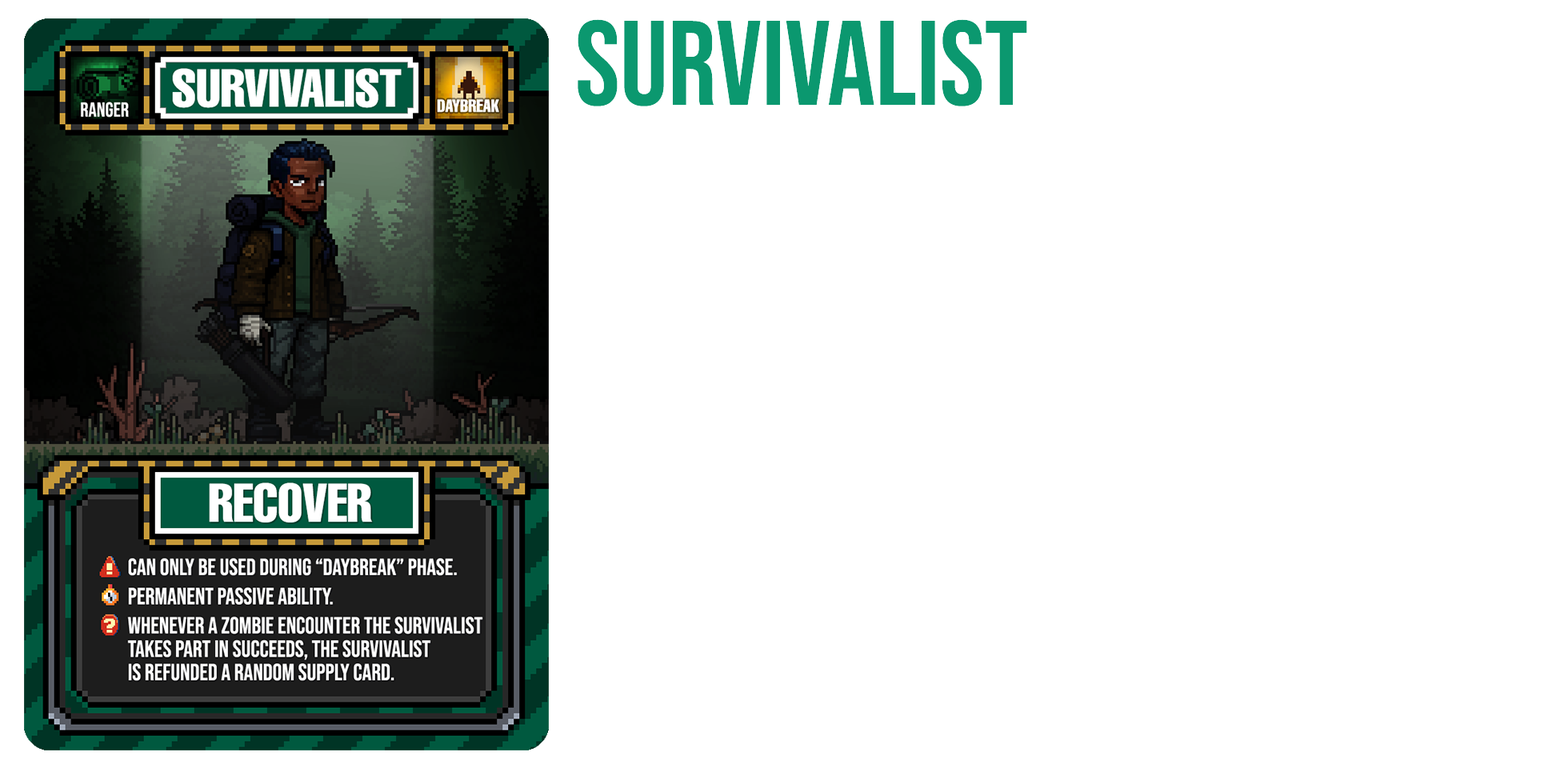
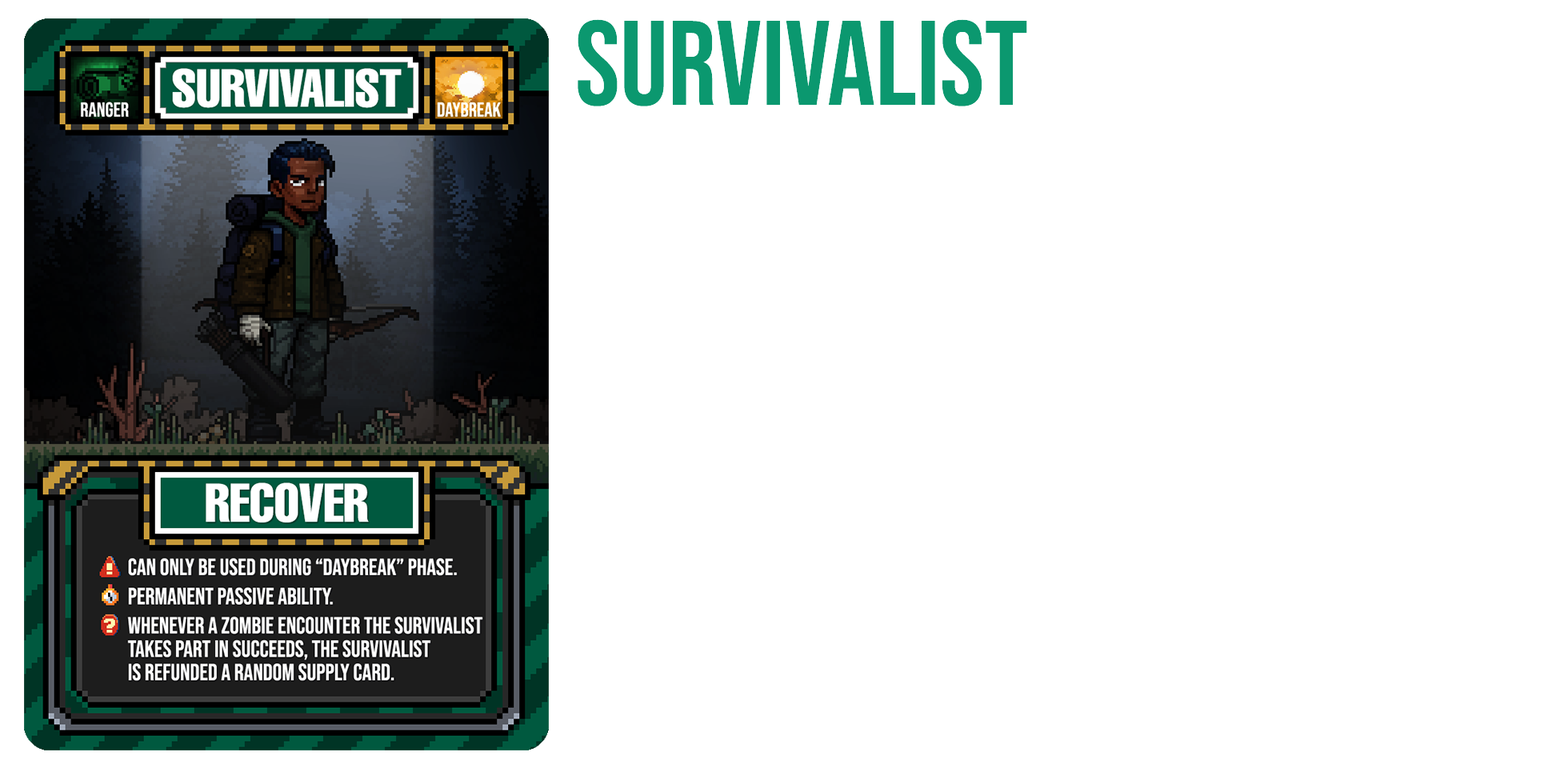
Two versions of the same layered image (1568x768). Layer-by-layer changes:
painted on "Layer 5" over <box>24,56,549,524</box>